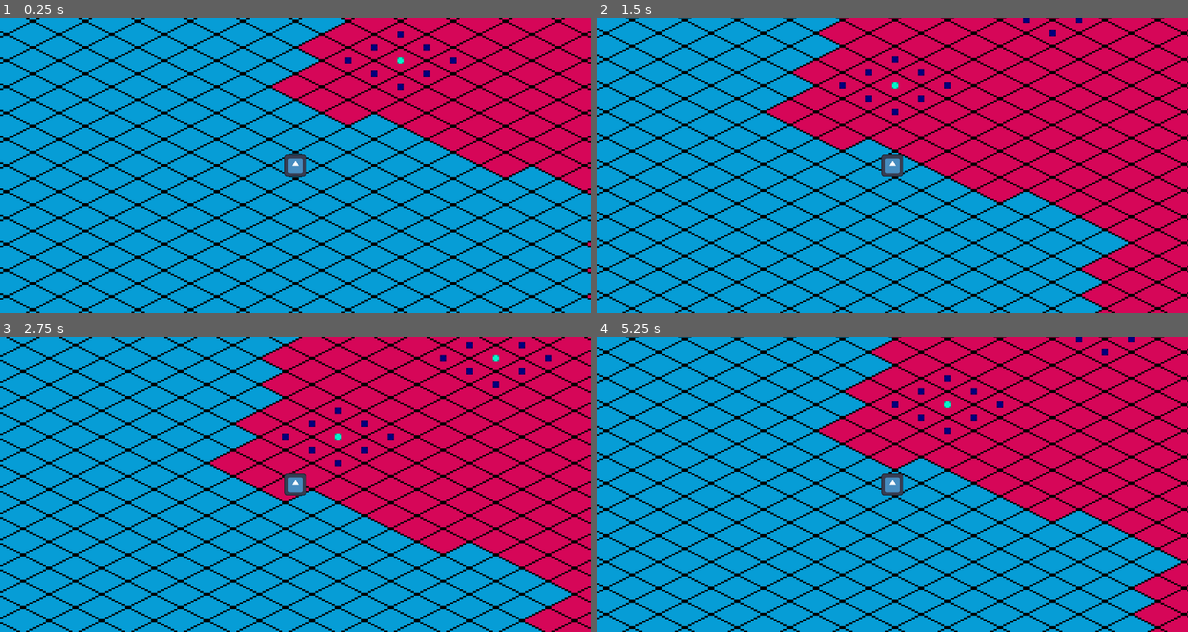
Above: before the commit, frames 1-4 (two rows, left to right).
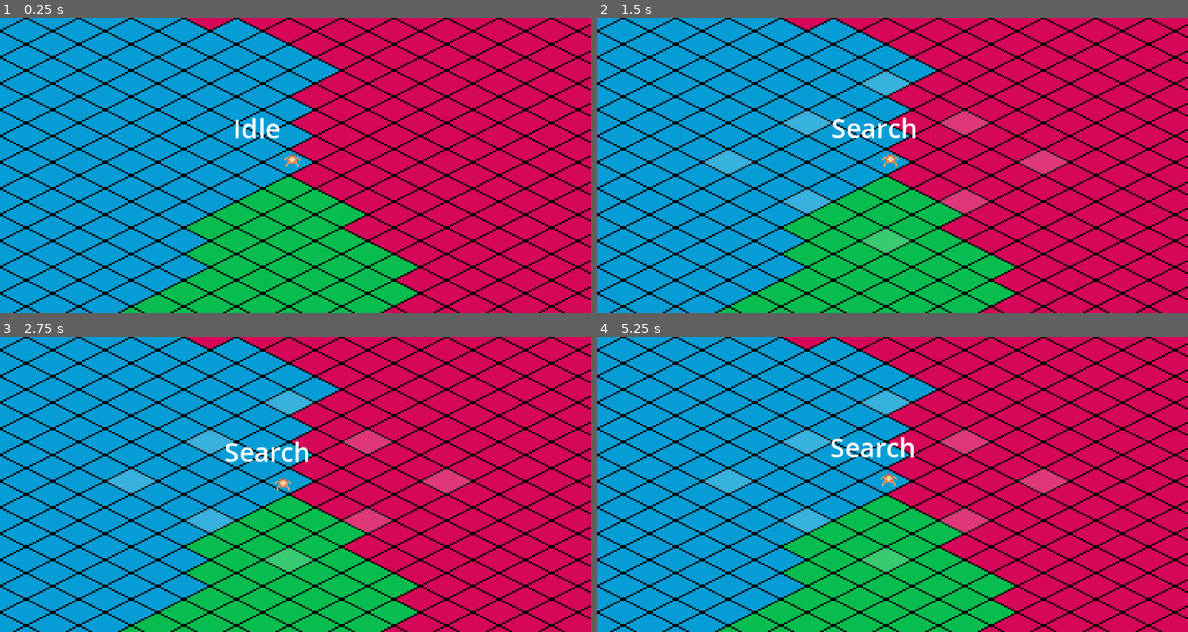
Above: after the commit, the same moments.

Repository: chark-dev/EcoSystem
Game: Godot game, scene res://Stages/procedural_test/procedural_test.tscn
The game is run twice, just before and just after one commit, with the same random seed, the same clock (stepped at 60 frames per second) and the same inputs. This scene is started directly instead of the project's main scene. The engine's default icon, where the game draws it, is replaced by a stand-in: a white triangle on a blue panel in a dark square.
Inputs (mouse positions are in pixels of both pictures, inside the frame that each line leads up to):
- Up to frame 1 (0.25 s): no input
- Up to frame 2 (1.5 s): tap Enter at 0.5 s; move the mouse to (1022, 150) at 0.52 s; hold Right (ui_right) 0.53-1.28 s; click (1022, 150) at 0.67 s; move the mouse to (774, 180) at 1.27 s; hold Down (ui_down) from 1.28 s (still down); click (774, 180) at 1.42 s
- Up to frame 3 (2.75 s): move the mouse to (354, 419) at 2.02 s; release Down (ui_down) at 2.03 s; hold Right (ui_right) from 2.03 s (still down); click (354, 419) at 2.17 s
- Up to frame 4 (5.25 s): move the mouse to (862, 543) at 2.77 s; release Right (ui_right) at 2.78 s; hold Up (ui_up) 2.78-3.53 s; click (862, 543) at 2.92 s; move the mouse to (1069, 528) at 3.52 s; hold Left (ui_left) 3.53-5.03 s; click (1069, 528) at 3.67 s; move the mouse to (715, 440) at 4.27 s; click (715, 440) at 4.42 s; move the mouse to (922, 484) at 5.02 s; hold Down (ui_down) from 5.03 s (still down); click (922, 484) at 5.17 s

The runs differ from the first frame. In frame 1, 46% of the frame differs, in the area x 0-100%, y 0-100%; in frame 2, 51%; in frame 3, 51%; in frame 4, 53%.

Commit message:
add basic pathfinding + navigation

Diff:
--- a/ecosystem/Common/FSM/State/State.gd
+++ b/ecosystem/Common/FSM/State/State.gd
@@ -2,6 +2,7 @@
 class_name State
 
 var parent : CharacterBody2D
+var level_manager : LevelManager
 
 func enter():
 	pass
--- a/ecosystem/Common/FSM/StateMachine/StateMachine.gd
+++ b/ecosystem/Common/FSM/StateMachine/StateMachine.gd
@@ -3,14 +3,14 @@
 
 @export var start_state: State
 var current_state : State
+var state_scores = {}
 
-
-
-func init(parent: CharacterBody2D):
+func init(parent: CharacterBody2D, level_manager : LevelManager):
 	for child in get_children():
 		child.parent = parent
+		child.level_manager = level_manager
 #		Any other data to be passed to states goes here.
-
+	current_state = start_state
 	change_state(start_state)
 
 
@@ -19,6 +19,7 @@
 	if current_state:
 		current_state.exit()
 
+		print(current_state)
 		current_state = new_state
 		current_state.enter()
 
--- a/ecosystem/Common/Generation/MapGenerator/MapGenerator.gd
+++ b/ecosystem/Common/Generation/MapGenerator/MapGenerator.gd
@@ -19,6 +19,8 @@
 	altitude.seed = randi()
 	generate_chunk(target_origin.position)
 	queue_redraw()
+	print(get_used_rect())
+	get_parent().init()
 
 
 
--- /dev/null
+++ b/ecosystem/Common/LevelManager/LevelManager.gd
@@ -0,0 +1,52 @@
+extends Node2D
+class_name LevelManager
+
+@export var tile_map : TileMapLayer
+var astar_grid : AStarGrid2D
+
+func init():
+	astar_grid = AStarGrid2D.new()
+	astar_grid.region = tile_map.get_used_rect()
+
+	astar_grid.cell_size = Vector2(32,16)
+
+	astar_grid.diagonal_mode = AStarGrid2D.DIAGONAL_MODE_NEVER
+	astar_grid.update()
+
+
+
+func get_actor_path(current_pos, target_pos):
+
+	var id_path = astar_grid.get_id_path(
+		tile_map.local_to_map(current_pos),
+		tile_map.local_to_map(target_pos)
+	)
+
+	var current_point_path = astar_grid.get_point_path(
+		tile_map.local_to_map(current_pos),
+		tile_map.local_to_map(target_pos)
+	)
+
+
+	return id_path
+
+func convert_path(target: Vector2i):
+	return tile_map.map_to_local(target)
+
+func draw_path():
+	pass
+
+
+func highlight_tiles(tiles):
+	for tile in tiles:
+		var polygon = Polygon2D.new()
+		polygon.polygon = PackedVector2Array([
+			Vector2(0, -8),
+			Vector2(16, 0),
+			Vector2(0, 8),
+			Vector2(-16, 0)
+		])
+		polygon.color = Color(1, 1, 1, 0.2)
+		polygon.visible = true
+		polygon.position = tile_map.map_to_local(tile)
+		add_child(polygon)
--- a/ecosystem/Common/Physics/Body/Body.gd
+++ b/ecosystem/Common/Physics/Body/Body.gd
@@ -54,8 +54,8 @@
 
 func _physics_process(delta: float) -> void:
 	update_segments()
-	left_limb.root_pos = segments[2].global_position  # Or an offset point like head.position
-	right_limb.root_pos = segments[3].global_position
+	#left_limb.root_pos = segments[2].global_position  # Or an offset point like head.position
+	#right_limb.root_pos = segments[3].global_position
 	#queue_redraw()
 
 
--- /dev/null
+++ b/ecosystem/Common/States/Feed/Feed.gd
@@ -0,0 +1,2 @@
+extends State
+class_name Feed
--- /dev/null
+++ b/ecosystem/Common/States/Hide/Hide.gd
@@ -0,0 +1,6 @@
+extends State
+class_name Hide
+
+func process_physics(delta):
+	print("I am a beetle")
+	return null
--- /dev/null
+++ b/ecosystem/Common/States/Idle/Idle.gd
@@ -0,0 +1,17 @@
+extends State
+class_name Idle
+
+var idle_timer = 0.0
+@export var search_state : Search
+
+func process_physics(delta):
+	idle_timer -= delta
+	print(idle_timer)
+	if idle_timer <= 0.0:
+		return search_state
+	return null
+
+
+func enter():
+	parent.label.text = "Idle"
+	idle_timer = randf_range(1.0, 3.0)
--- /dev/null
+++ b/ecosystem/Common/States/Search/Search.gd
@@ -0,0 +1,58 @@
+extends State
+class_name Search
+
+@export var feed_state : Feed
+@export var idle_state : Idle
+
+@export var search_range : int
+
+var found_food : bool
+
+var search_directions = [
+	Vector2i(1, 0),   # East
+	Vector2i(-1, 0),  # West
+	Vector2i(0, 1),   # South
+	Vector2i(0, -1),  # North
+	Vector2i(1, 1),   # SE
+	Vector2i(-1, -1), # NW
+	Vector2i(1, -1),  # NE
+	Vector2i(-1, 1),  # SW
+]
+
+func process_physics(delta):
+	if found_food:
+		return feed_state
+
+	if parent.current_path.is_empty():
+		return idle_state
+
+	parent.move()
+
+
+	return null
+
+func enter():
+	parent.label.text = "Search"
+	found_food = false
+	search()
+
+func search():
+	var current_pos = level_manager.tile_map.local_to_map(parent.global_position)
+
+	var target_tiles = []
+
+	for dir in search_directions:
+		var tile = current_pos + dir * search_range
+		if not level_manager.astar_grid.is_point_solid(tile):
+			target_tiles.append(tile)
+
+	print(target_tiles)
+
+	level_manager.highlight_tiles(target_tiles)
+
+	var target_position = level_manager.tile_map.map_to_local(target_tiles.pick_random())
+
+	var path = level_manager.get_actor_path(parent.global_position, target_position)
+
+	if path.is_empty() == false:
+		parent.current_path = path
--- /dev/null
+++ b/ecosystem/Entities/Beetle/Beetle.gd
@@ -0,0 +1,43 @@
+extends CharacterBody2D
+class_name Beetle
+
+
+@onready var state_machine = $StateMachine
+var is_moving = false
+var current_path : Array[Vector2i]
+var current_point_path
+@onready var label = $Label
+@export var level_manager : LevelManager
+
+
+func _ready():
+	state_machine.init(self, level_manager)
+
+
+func _physics_process(delta: float) -> void:
+	state_machine.process_physics(delta)
+
+
+
+func _unhandled_input(event: InputEvent) -> void:
+	if event is InputEventMouseButton and event.pressed:
+		if event.button_index == MOUSE_BUTTON_LEFT:
+			var click_pos = get_global_mouse_position()
+
+			var path = get_parent().get_actor_path(global_position, click_pos)
+
+			if path.is_empty() == false:
+				current_path = path
+
+
+
+func move():
+	if current_path.is_empty():
+		return
+
+	var target_position = get_parent().convert_path(current_path.front())
+
+	global_position = global_position.move_toward(target_position, 1)
+
+	if global_position == target_position:
+		current_path.pop_front()
--- /dev/null
+++ b/ecosystem/Entities/Beetle/Beetle.tscn
@@ -0,0 +1,48 @@
+[gd_scene load_steps=9 format=3 uid="uid://c07wpn2t0m4r8"]
+
+[ext_resource type="Script" uid="uid://gle08c5vhkv" path="res://Entities/Beetle/Beetle.gd" id="1_1xcpe"]
+[ext_resource type="Script" uid="uid://t1u03opvyfvy" path="res://Common/FSM/StateMachine/StateMachine.gd" id="2_wbhil"]
+[ext_resource type="Script" uid="uid://bkfs8hciuu73n" path="res://Common/States/Idle/Idle.gd" id="3_wbhil"]
+[ext_resource type="Texture2D" uid="uid://bcoo3atah0ic3" path="res://beete.png" id="4_v4kka"]
+[ext_resource type="Script" uid="uid://d3dcthbo4nfym" path="res://Common/States/Search/Search.gd" id="4_xosba"]
+[ext_resource type="Script" uid="uid://326cre4fg4bd" path="res://Common/States/Hide/Hide.gd" id="5_qh35w"]
+[ext_resource type="Script" uid="uid://6o1mvc3tgc7p" path="res://Common/States/Feed/Feed.gd" id="6_rf0ry"]
+
+[sub_resource type="CircleShape2D" id="CircleShape2D_d5sba"]
+radius = 3.60555
+
+[node name="Beetle" type="CharacterBody2D"]
+script = ExtResource("1_1xcpe")
+
+[node name="StateMachine" type="Node" parent="." node_paths=PackedStringArray("start_state")]
+script = ExtResource("2_wbhil")
+start_state = NodePath("Idle")
+metadata/_custom_type_script = "uid://t1u03opvyfvy"
+
+[node name="Idle" type="Node" parent="StateMachine" node_paths=PackedStringArray("search_state")]
+script = ExtResource("3_wbhil")
+search_state = NodePath("../Search")
+
+[node name="Search" type="Node" parent="StateMachine" node_paths=PackedStringArray("feed_state", "idle_state")]
+script = ExtResource("4_xosba")
+feed_state = NodePath("../Feed")
+idle_state = NodePath("../Idle")
+search_range = 3
+
+[node name="Hide" type="Node" parent="StateMachine"]
+script = ExtResource("5_qh35w")
+
+[node name="Feed" type="Node" parent="StateMachine"]
+script = ExtResource("6_rf0ry")
+
+[node name="Sprite2D" type="Sprite2D" parent="."]
+texture = ExtResource("4_v4kka")
+
+[node name="CollisionShape2D" type="CollisionShape2D" parent="."]
+shape = SubResource("CircleShape2D_d5sba")
+
+[node name="Label" type="Label" parent="."]
+offset_left = -36.0
+offset_top = -31.0
+offset_right = 40.0
+offset_bottom = -8.0
--- a/ecosystem/Stages/procedural_test/procedural_test.tscn
+++ b/ecosystem/Stages/procedural_test/procedural_test.tscn
@@ -1,10 +1,13 @@
-[gd_scene load_steps=4 format=3 uid="uid://xec41wru57i0"]
+[gd_scene load_steps=5 format=3 uid="uid://xec41wru57i0"]
 
 [ext_resource type="Script" uid="uid://4uboksgefeae" path="res://Common/Generation/MapGenerator/MapGenerator.gd" id="1_c2ij3"]
+[ext_resource type="Script" uid="uid://l0dhwym56si4" path="res://Common/LevelManager/LevelManager.gd" id="1_q82ol"]
 [ext_resource type="TileSet" uid="uid://dexlrlyjvv6ha" path="res://Stages/tilesets/example_tileset.tres" id="1_vnikk"]
-[ext_resource type="PackedScene" uid="uid://e2timugao8yh" path="res://Common/player/player.tscn" id="3_5gf2w"]
+[ext_resource type="PackedScene" uid="uid://c07wpn2t0m4r8" path="res://Entities/Beetle/Beetle.tscn" id="4_q82ol"]
 
-[node name="ProceduralTest" type="Node2D"]
+[node name="ProceduralTest" type="Node2D" node_paths=PackedStringArray("tile_map")]
+script = ExtResource("1_q82ol")
+tile_map = NodePath("TileMapLayer")
 
 [node name="TileMapLayer" type="TileMapLayer" parent="."]
 tile_set = ExtResource("1_vnikk")
@@ -13,6 +16,6 @@
 [node name="TileMapLayer2" type="TileMapLayer" parent="."]
 tile_set = ExtResource("1_vnikk")
 
-[node name="Player" parent="." node_paths=PackedStringArray("layer0", "layer1") instance=ExtResource("3_5gf2w")]
-layer0 = NodePath("../TileMapLayer")
-layer1 = NodePath("../TileMapLayer2")
+[node name="Beetle" parent="." node_paths=PackedStringArray("level_manager") instance=ExtResource("4_q82ol")]
+position = Vector2(178, 87)
+level_manager = NodePath("..")
Not shown, added: ecosystem/Common/LevelManager/LevelManager.gd.uid
Not shown, added: ecosystem/Common/States/Feed/Feed.gd.uid
Not shown, added: ecosystem/Common/States/Hide/Hide.gd.uid
Not shown, added: ecosystem/Common/States/Idle/Idle.gd.uid
Not shown, added: ecosystem/Common/States/Search/Search.gd.uid
Not shown, added: ecosystem/Entities/Beetle/Beetle.gd.uid
Binary file added: ecosystem/beete.png
Not shown, added: ecosystem/beete.png.import
